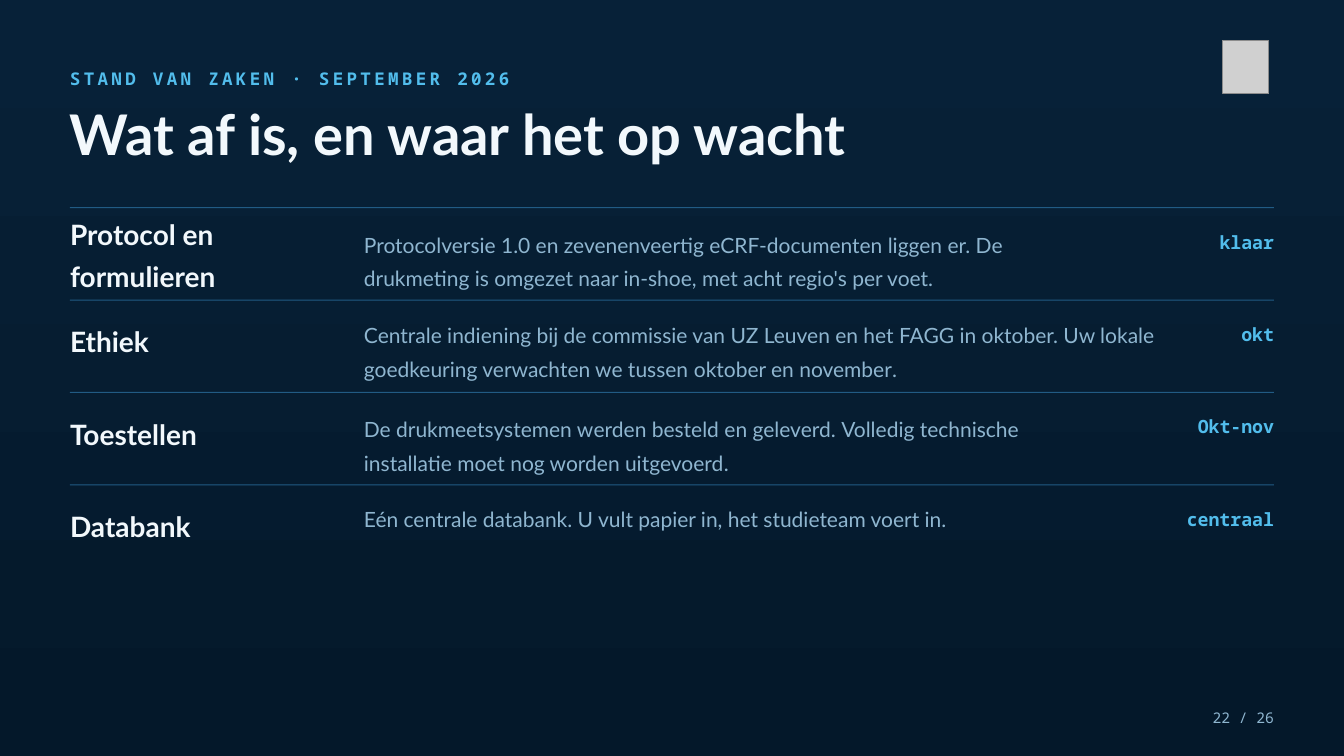
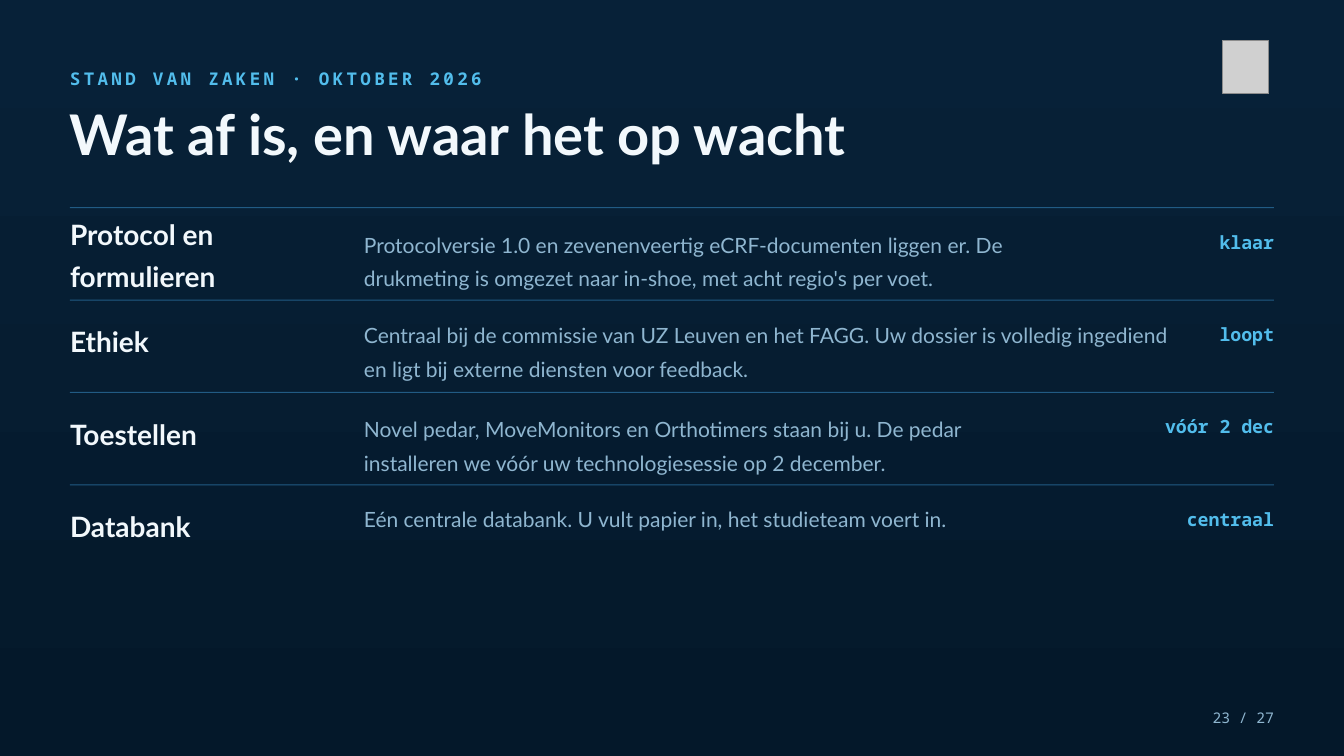
Before and after one commit to Dellfs/paradise-project, a slide deck: slide 23 of PARADISE_presentatie/PARADISE_az_groeninge.pptx (slide 22 before the commit). Drawn at 1344x756 pixels with LibreOffice and Linux fonts; fonts in the diff are those of the drawing; grey boxes stand for pictures. Boxes give left, top, right and bottom in pixels: in the first picture for what was removed or moved away, otherwise in the second. Text is boxed around its words. In the diff, an @@ line names an element or a change of style, - is before the commit and + after.

```diff
--- a/PARADISE_presentatie/PARADISE_az_groeninge.pptx
+++ b/PARADISE_presentatie/PARADISE_az_groeninge.pptx
@@ text at (70, 72, 482, 85): text changed @@
-STAND VAN ZAKEN · SEPTEMBER 2026
+STAND VAN ZAKEN · OKTOBER 2026
@@ text at (364, 327, 1167, 381): text changed @@
-Centrale indiening bij de commissie van UZ Leuven en het FAGG in oktober. Uw lokale goedkeuring verwachten we tussen oktober en november.
+Centraal bij de commissie van UZ Leuven en het FAGG. Uw dossier is volledig ingediend en ligt bij externe diensten voor feedback.
@@ text at (1220, 327, 1274, 346): text changed @@
-okt
+loopt
@@ text at (1165, 419, 1274, 433): text changed @@
-Okt-nov
+vóór 2 dec
@@ text at (364, 421, 962, 475): text changed @@
-De drukmeetsystemen werden besteld en geleverd. Volledig technische installatie moet nog worden uitgevoerd.
+Novel pedar, MoveMonitors en Orthotimers staan bij u. De pedar installeren we vóór uw technologiesessie op 2 december.
@@ text at (1213, 712, 1274, 723): text changed @@
-22 / 26
+23 / 27
```
Also in this commit, not shown: 21 other slides changed, 2 slides added, 1 slide removed, 1 other file.
